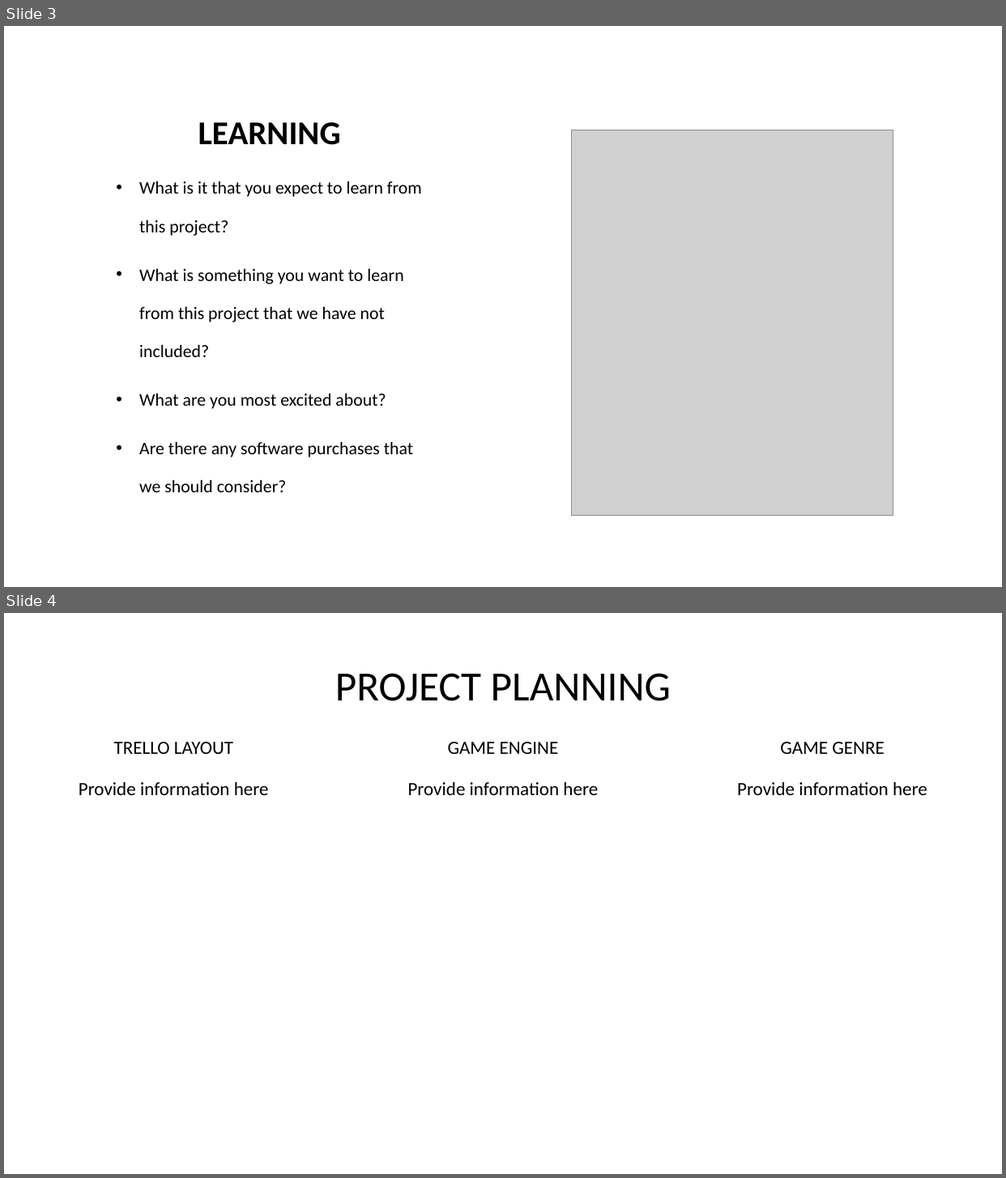
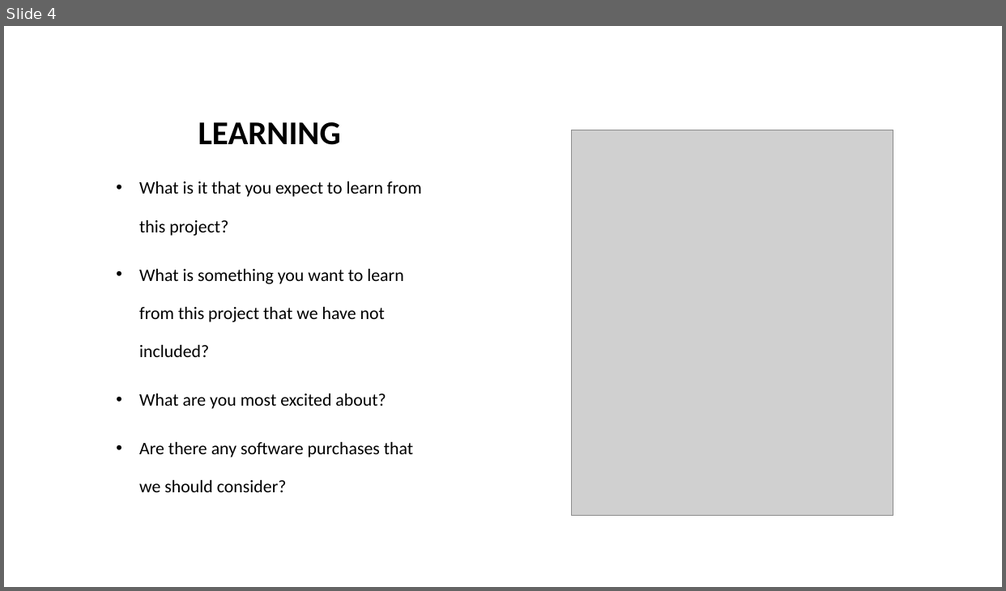
Before and after one commit to jorrtayl/Group-Project, a slide deck: Group Project.pptx. Shown one above the other, each under a label of ours: slides 3 and 4 before the commit, slide 4 after it. The pictures are 1006x1178 and 1006x591 pixels, drawn with LibreOffice and Linux fonts; fonts in the diff are those of the drawing; grey boxes stand for pictures. Boxes give left, top, right and bottom in pixels: in the first picture for what was removed or moved away, otherwise in the second. Text is boxed around its words. In the diff, an @@ line names an element or a change of style, - is before the commit and + after.

```diff
--- a/Group Project.pptx
+++ b/Group Project.pptx
@@ slide 4 removed at [4, 613, 1002, 1174], background #FFFFFF @@
@@ text removed at [335, 673, 671, 701] @@
-PROJECT PLANNING
@@ text removed at [114, 742, 233, 754] @@
-TRELLO LAYOUT
@@ text removed at [448, 742, 559, 754] @@
-GAME ENGINE
@@ text removed at [780, 742, 884, 754] @@
-GAME GENRE
@@ text removed at [79, 782, 269, 795] @@
-Provide information here
@@ text removed at [408, 782, 598, 795] @@
-Provide information here
@@ text removed at [737, 782, 927, 795] @@
-Provide information here
@@ what was slide 3 is now slide 4 @@
```
Also in this commit, not shown: 7 slides added, 3 other slides removed.
